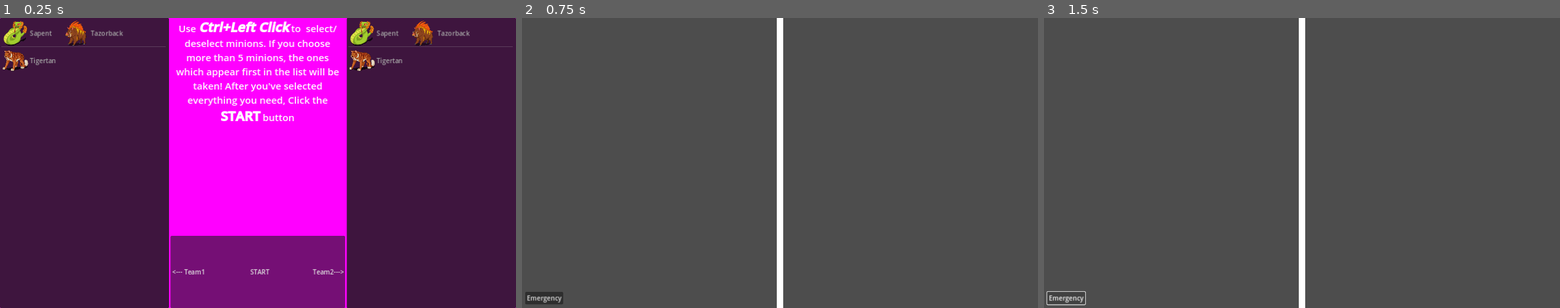
Above: before the commit, frames 1-3 (left to right).
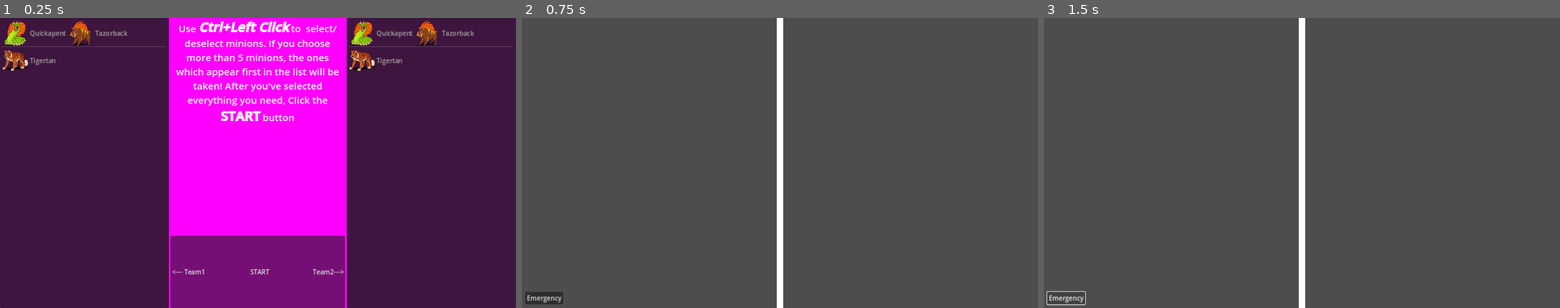
Above: after the commit, the same moments.

Repository: AzzaamNasir/MH-Battle-System
Game: Godot game, scene res://Arena.tscn
The game is run twice, just before and just after one commit, with the same random seed, the same clock (stepped at 60 frames per second) and the same inputs.
Inputs:
- Up to frame 1 (0.25 s): no input
- Up to frame 2 (0.75 s): click "<--- Team1 START" at 0.5 s
- Up to frame 3 (1.5 s): click "Emergency" at 1.25 s

The runs differ from the first frame. In frame 1, 1.3% of the frame differs, in the area x 0-92%, y 0-10%; in frame 2, nothing differs; in frame 3, nothing differs.
Error before the commit: Out of bounds get index '0' (on base: 'Array[Minion]') (res://FightController.gd:93)
Error after the commit: Out of bounds get index '0' (on base: 'Array[Minion]') (res://FightController.gd:92)

Commit message:
Selection Modes and healing attacks implemented
Now you can select self and all in the targetSelector variable, and they will work

Diff:
--- a/Arena.tscn
+++ b/Arena.tscn
@@ -16,16 +16,16 @@
 position = Vector2(-136, -128)
 
 [node name="L2" type="Node2D" parent="L_Minions"]
+position = Vector2(-336, 0)
+
+[node name="L3" type="Node2D" parent="L_Minions"]
+position = Vector2(-136, 104)
+
+[node name="L4" type="Node2D" parent="L_Minions"]
 position = Vector2(-512, -128)
 
-[node name="L3" type="Node2D" parent="L_Minions"]
+[node name="L5" type="Node2D" parent="L_Minions"]
 position = Vector2(-512, 96)
-
-[node name="L4" type="Node2D" parent="L_Minions"]
-position = Vector2(-136, 104)
-
-[node name="L5" type="Node2D" parent="L_Minions"]
-position = Vector2(-336, 0)
 
 [node name="R_Minions" type="Node" parent="."]
 
@@ -33,16 +33,16 @@
 position = Vector2(120, -128)
 
 [node name="R2" type="Node2D" parent="R_Minions"]
-position = Vector2(128, 104)
+position = Vector2(313, 0)
 
 [node name="R3" type="Node2D" parent="R_Minions"]
-position = Vector2(480, 104)
+position = Vector2(128, 104)
 
 [node name="R4" type="Node2D" parent="R_Minions"]
 position = Vector2(480, -128)
 
 [node name="R5" type="Node2D" parent="R_Minions"]
-position = Vector2(312, 0)
+position = Vector2(480, 104)
 
 [node name="Divider" type="Sprite2D" parent="."]
 position = Vector2(-4.76837e-07, 4.00002)
--- a/FightController.gd
+++ b/FightController.gd
@@ -72,14 +72,13 @@
 func applyFilter(minion : Minion,target,targeterTeam):
 	var targetType : int
 	for subject in minionList.duplicate():
-		match targetType:
+		match target:
 			0:
 				if subject.get_meta("Team") != targeterTeam:
 					subject.click_detector.show()
 			1:
-				if subject.get_meta("Team") == targeterTeam: subject.click_detector.show()
-			_:
-				print("Not implemented yet")
+				if subject.get_meta("Team") == targeterTeam:
+					subject.click_detector.show()
 
 #Turn order stores the characters in the order in which they play
 #game_start just allows the next character in turnOrder to play
--- a/Minions/Minion.gd
+++ b/Minions/Minion.gd
@@ -13,11 +13,15 @@
 @onready var click_detector: Button = %ClickDetector
 var moveUsed : Callable = Callable(self, "_calc_move_stats")
 
-var health : int
+var health : float:
+	set(value):
+		health = clamp(value,0,minionData.health)
 var atk : int
 var speed : int
 var healing : int
-var energy : int
+var energy : int:
+	set(value):
+		energy = clamp(energy,0,minionData.energy)
 
 func _ready() -> void:
 	health = minionData.health
@@ -45,12 +49,12 @@
 
 	emit_signal("SelectionTime",self,move)#relay final dmg to FightController
 
-func _get_affected(dmg : int):
-	health -= dmg
+func _get_affected(val : int):
+	health -= val
 	if health <= 0:
 		emit_signal("minion_died",self)
 		queue_free()
-	emit_signal("affected","damage",dmg)
+	emit_signal("affected","damage",val)
 
 func move_processed():
 	click_detector.hide()
--- a/Minions/Minions.tres
+++ b/Minions/Minions.tres
@@ -6,4 +6,4 @@
 script = ExtResource("1_lm8ty")
 run = false
 searchPath = "res://Minions/Resources"
-pathList = Array[String](["res://Minions/Resources/Sapent.tres", "res://Minions/Resources/Tazorback.tres", "res://Minions/Resources/Tigertan.tres"])
+pathList = Array[String](["res://Minions/Resources/Quickapent.tres", "res://Minions/Resources/Tazorback.tres", "res://Minions/Resources/Tigertan.tres"])
--- a/Minions/Resources/Sapent.tres
+++ b/Minions/Resources/Quickapent.tres
@@ -2,13 +2,13 @@
 
 [ext_resource type="Resource" uid="uid://dcrg10pgsjoak" path="res://Moves/Resources/PosionTooth.tres" id="1_dpji8"]
 [ext_resource type="Script" path="res://Minions/MinionData.gd" id="1_pxdop"]
-[ext_resource type="Texture2D" uid="uid://cfumny247wd0j" path="res://Minions/Sprites/Sapent.png" id="2_mxur3"]
+[ext_resource type="Texture2D" uid="uid://di4vmxotrlykq" path="res://Minions/Sprites/Quickapent.png" id="3_11rlf"]
 
 [resource]
 script = ExtResource("1_pxdop")
-name = "Sapent"
-sprite = ExtResource("2_mxur3")
-scene = "res://Minions/Scenes/Sapent.tscn"
+name = "Quickapent"
+sprite = ExtResource("3_11rlf")
+scene = "res://Minions/Scenes/Quickapent.tscn"
 health = 50
 energy = 42
 atk = 58
--- a/Minions/Scenes/Sapent.tscn
+++ b/Minions/Scenes/Quickapent.tscn
@@ -1,12 +1,12 @@
 [gd_scene load_steps=6 format=3 uid="uid://c3r2fbhrb346g"]
 
 [ext_resource type="Script" path="res://Minions/Minion.gd" id="1_jqb32"]
-[ext_resource type="Resource" uid="uid://be0wr41ui2l8y" path="res://Minions/Resources/Sapent.tres" id="2_vb1rj"]
+[ext_resource type="Resource" uid="uid://be0wr41ui2l8y" path="res://Minions/Resources/Quickapent.tres" id="2_vb1rj"]
 [ext_resource type="Texture2D" uid="uid://ch2ibbwbr268t" path="res://Minions/Sprites/Frostag.png" id="3_fgl3o"]
 [ext_resource type="PackedScene" uid="uid://cec8c5m8yc1y6" path="res://UI/MoveSelector.tscn" id="4_ha0wx"]
 [ext_resource type="PackedScene" uid="uid://doq437iipexmp" path="res://UI/MinionStats.tscn" id="5_as28p"]
 
-[node name="Sapent" type="Node2D" node_paths=PackedStringArray("SelectMenu")]
+[node name="Quickapent" type="Node2D" node_paths=PackedStringArray("SelectMenu")]
 script = ExtResource("1_jqb32")
 minionData = ExtResource("2_vb1rj")
 SelectMenu = NodePath("SelectMenu")
--- a/Minions/Scenes/Tigertan.tscn
+++ b/Minions/Scenes/Tigertan.tscn
@@ -5,7 +5,7 @@
 [ext_resource type="PackedScene" uid="uid://cec8c5m8yc1y6" path="res://UI/MoveSelector.tscn" id="3_7r58q"]
 [ext_resource type="PackedScene" uid="uid://doq437iipexmp" path="res://UI/MinionStats.tscn" id="4_ujywg"]
 
-[node name="Tazorback" type="Node2D" node_paths=PackedStringArray("SelectMenu")]
+[node name="Tigertan" type="Node2D" node_paths=PackedStringArray("SelectMenu")]
 script = ExtResource("1_r3djs")
 minionData = ExtResource("2_8px2g")
 SelectMenu = NodePath("SelectMenu")
--- a/Moves/MoveEffects.gd
+++ b/Moves/MoveEffects.gd
@@ -6,13 +6,13 @@
 func _get_property_list():
 	var properties = []
 
-	if type == MOVETYPE.Damages or type == MOVETYPE.Heals:
+	if type == MOVETYPE.DamagesOrHeals:
 		properties.append({
 		"name" = "dmg",
 		"type" = TYPE_VECTOR2,
 		})
 
-	if type == MOVETYPE.Buffs or type == MOVETYPE.Debuffs:
+	if type == MOVETYPE.BuffsOrDebuffs:
 		properties.append({
 		"name" = "buffAttribute",
 		"type" = TYPE_INT,
@@ -36,7 +36,7 @@
 ##accuracy of the attack(in percentage)
 @export var accuracy : int = 100
 ##What does the move do?
-@export var type : MOVETYPE = MOVETYPE.Damages:
+@export var type : MOVETYPE = MOVETYPE.DamagesOrHeals:
 	set(value):
 		type = value
 		notify_property_list_changed()
@@ -73,8 +73,6 @@
 }
 
 enum MOVETYPE{
-	Damages,
-	Heals,
-	Buffs,
-	Debuffs
+	DamagesOrHeals,
+	BuffsOrDebuffs
 }
--- a/Moves/Resources/Claw.tres
+++ b/Moves/Resources/Claw.tres
@@ -8,12 +8,23 @@
 script = ExtResource("1_bmlxk")
 accuracy = 100
 type = 0
+targetNo = 2
+targetSelector = 2
+target = 1
+doOvertime = false
+override_properties = true
+dmg = Vector2(-50, -25)
+
+[sub_resource type="Resource" id="Resource_3ljcy"]
+script = ExtResource("1_bmlxk")
+accuracy = 100
+type = 0
 targetNo = 1
 targetSelector = 0
 target = 0
 doOvertime = false
-override_properties = true
-dmg = Vector2(100, 100)
+override_properties = false
+dmg = Vector2(0, 0)
 
 [resource]
 resource_local_to_scene = true
@@ -23,4 +34,4 @@
 element = 0
 energy = 20
 cooldown = 0
-effects = Array[ExtResource("1_bmlxk")]([SubResource("Resource_rnhaa")])
+effects = Array[ExtResource("1_bmlxk")]([SubResource("Resource_rnhaa"), SubResource("Resource_3ljcy")])
--- a/Moves/Resources/Roar.tres
+++ b/Moves/Resources/Roar.tres
@@ -13,8 +13,6 @@
 target = 0
 doOvertime = false
 override_properties = true
-buffAttribute = 0
-buffPercent = -67
 
 [resource]
 resource_local_to_scene = true
--- a/project.godot
+++ b/project.godot
@@ -20,7 +20,7 @@
 
 [application]
 
-config/name="Min Hero"
+config/name="Min-Hero"
 run/main_scene="res://Arena.tscn"
 config/features=PackedStringArray("4.2", "GL Compatibility")
 config/icon="res://icon.svg"
--- a/resource_group.gd
+++ b/resource_group.gd
@@ -9,10 +9,11 @@
 
 ##Enter the path to the folder of resources you want to search
 @export_dir var searchPath : String = ""
-
 @export var pathList : Array[String]
 
-
+func _init() -> void:
+	if Engine.is_editor_hint():
+		EditorInterface.get_resource_filesystem().connect("filesystem_changed",scan)
 
 func load_all_into() -> Array[MinionData]:
 	var list : Array[MinionData]
@@ -25,5 +26,4 @@
 	var dir : Array = DirAccess.get_files_at(searchPath)
 	for file : String in dir:
 		pathList.append(searchPath + "/" + file)
-	print(pathList)
 	run = false
--- a/selection_manager.gd
+++ b/selection_manager.gd
@@ -39,10 +39,14 @@
 	selectMode = true
 	targets_to_get = targetNo
 	match effect.targetSelector:
-		1:
-			if effect.target == 0:
-				_select_hitlist(minion,team1,team2)
-		_:
+		1:#Random
+			_select_hitlist(minion,team1,team2,effect.target)
+		2:#Self
+			hitlist.append(minion)
+			_hit_targets()
+		3:#All
+			_select_hitlist(minion,team1,team2,effect.target)
+		0:#Player selects
 			emit_signal("selectActivated",minion,target,targeter.get_meta("Team"))
 
 func _process(delta: float) -> void:
@@ -50,35 +54,75 @@
 		#For clarity
 		print_debug(targeter.name +" from team "+str(targeter.get_meta("Team")) \
 		+ " is attempting to hit " + attemptor.name + " from team "+ str(attemptor.get_meta("Team")))
-
-		if attemptor.get_meta("Team") != targeter.get_meta("Team"):
-			hitlist.append(attemptor)
-			targets_to_get -= 1
-			attempting = false
+		hitlist.append(attemptor)
+		targets_to_get -= 1
+		attempting = false
 
 func _hit_targets():
-	print(hitlist)
 	for minion in hitlist:
 		var dmg = randi_range(moveEffect.dmg.x,moveEffect.dmg.y)
-		print(dmg)
+		print_debug(dmg)
 		minion._get_affected(dmg)
 	hitlist.clear()
 	emit_signal("move_complete")
 
-func _select_hitlist(minion : Minion,team1 : Array[Minion],team2 : Array[Minion]):
+func _select_hitlist(minion : Minion,team1 : Array[Minion],team2 : Array[Minion],teamToSelect : int):
 	if team1.find(minion) != -1:
-		if len(team2) <= targets_to_get:
-			hitlist.append_array(team2)
-		else:
-			for i in range(0,targets_to_get):
-				var idx = randi_range(0,len(team2))
-				if hitlist.find(team2[idx]) != -1 : hitlist.append(team2[idx])
-		_hit_targets()
+		match teamToSelect:
+			0:#Enemy team
+				if len(team2) <= targets_to_get or moveEffect.targetSelector == 3: hitlist.append_array(team2)
+
+				else:
+					var i = 0
+					var temp : Array[int] = []
+					while i < targets_to_get:
+						randomize()
+						var idx = randi_range(0,len(team2)-1)
+						if temp.find(idx) == -1:
+							hitlist.append(team2[idx])
+							temp.append(idx)
+							i += 1
+						else: continue
+				_hit_targets()
+			1:#Own team
+				if len(team1) <= targets_to_get or moveEffect.targetSelector == 3: hitlist.append_array(team1)
+
+				else:
+					var i = 0
+					var temp : Array[int] = []
+					while i < targets_to_get:
+						randomize()
+						var idx = randi_range(0,len(team1)-1)
+						if temp.find(idx) == -1:
+							hitlist.append(team1[idx])
+							temp.append(idx)
+							i += 1
+						else: continue
+				_hit_targets()
+
 	if team2.find(minion) != -1:
-		if len(team1) <= targets_to_get:
-			hitlist.append_array(team1)
-		else:
-			for i in range(0,targets_to_get):
-				var idx = randi_range(0,len(team1)-1)
-				hitlist.append(team1[idx])
-		_hit_targets()
+		match teamToSelect:
+			0:
+				if len(team1) <= targets_to_get or moveEffect.targetSelector == 3: hitlist.append_array(team1)
+
+				else:
+					for i in range(0,targets_to_get):
+						var idx = randi_range(0,len(team1)-1)
+						hitlist.append(team1[idx])
+				_hit_targets()
+
+			1:
+				if len(team2) <= targets_to_get or moveEffect.targetSelector == 3: hitlist.append_array(team2)
+
+				else:
+					var i = 0
+					var temp : Array[int] = []
+					while i < targets_to_get:
+						randomize()
+						var idx = randi_range(0,len(team2)-1)
+						if temp.find(idx) == -1:
+							hitlist.append(team2[idx])
+							temp.append(idx)
+							i += 1
+						else: continue
+				_hit_targets()
Not shown: 1 places in Moves/Resources/Claw.tres that only renumber resources
